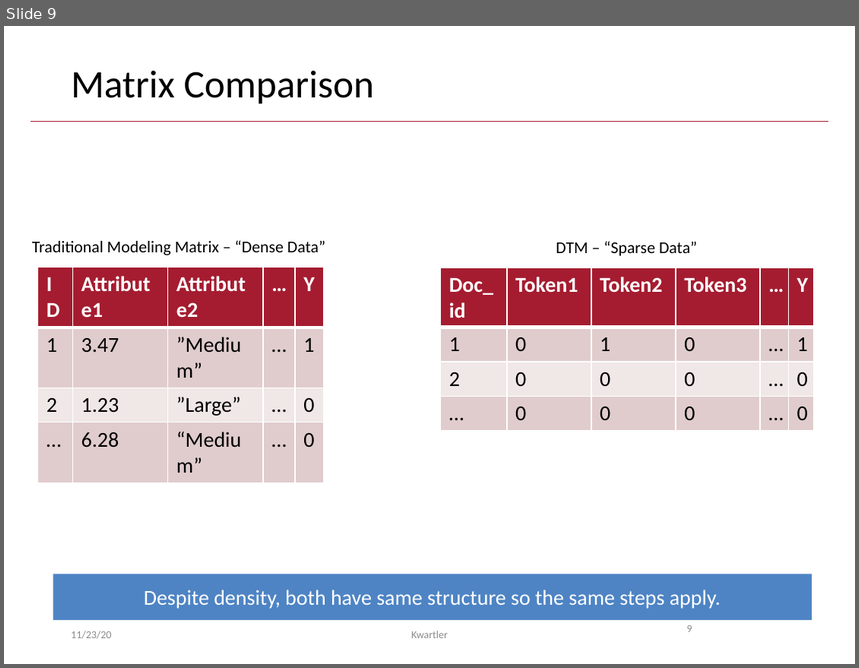
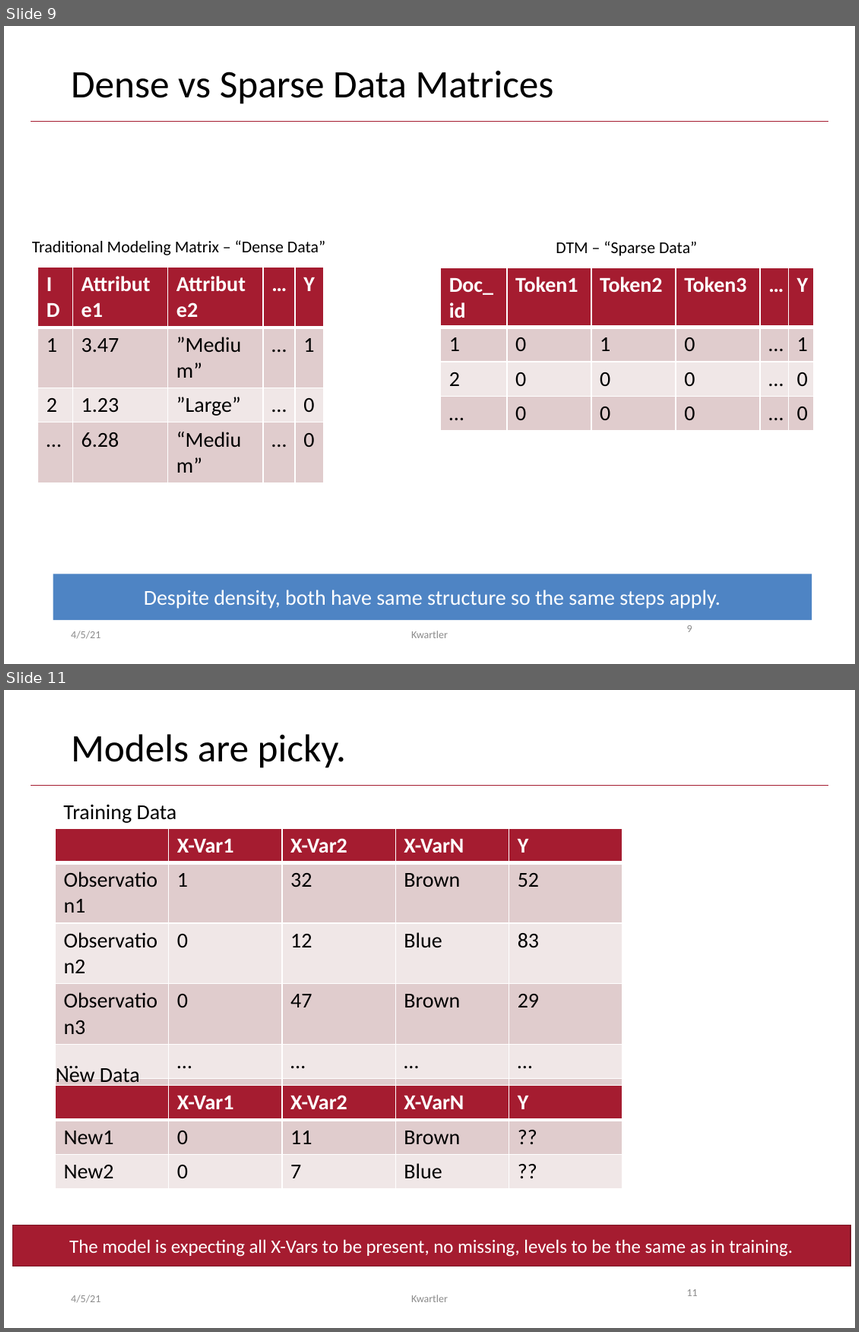
Before and after one commit to kwartler/Harvard_DataMining_Business_Student, a slide deck: Lessons/I_textMining_documentClassification/B_DTM_for_modeling.pptx. Shown one above the other, each under a label of ours: slide 9 before the commit, slides 9 and 11 after it; the slides between them are not shown. The pictures are 859x668 and 859x1332 pixels, drawn with LibreOffice and Linux fonts; fonts in the diff are those of the drawing. Boxes give left, top, right and bottom in pixels: in the first picture for what was removed or moved away, otherwise in the second. Text is boxed around its words. In the diff, an @@ line names an element or a change of style, - is before the commit and + after.

```diff
--- a/Lessons/I_textMining_documentClassification/B_DTM_for_modeling.pptx
+++ b/Lessons/I_textMining_documentClassification/B_DTM_for_modeling.pptx
@@ slide 11 added at box(4, 690, 855, 1328), background #FFFFFF; not listed: 1 template element that a slide beside it also shows @@
@@ title added at box(71, 734, 346, 768), 33 pt, text #000000 @@
+Models are picky.
@@ text added at box(63, 805, 177, 823), 18 pt, text #000000 @@
+Training Data
@@ table added at box(55, 829, 621, 1148), 6 rows, 5 columns @@
+ | X-Var1 | X-Var2 | X-VarN | Y
+Observation1 | 1 | 32 | Brown | 52
+Observation2 | 0 | 12 | Blue | 83
+Observation3 | 0 | 47 | Brown | 29
+… | … | … | … | …
+ObservationN | 1 | 11 | Brown | 36
@@ text added at box(56, 1066, 140, 1087), 18 pt, text #000000 @@
+New Data
@@ table added at box(55, 1086, 621, 1189), 3 rows, 5 columns @@
+ | X-Var1 | X-Var2 | X-VarN | Y
+New1 | 0 | 11 | Brown | ??
+New2 | 0 | 7 | Blue | ??
@@ rectangle added at box(12, 1225, 850, 1266), fill #A51C30, outline #7A1524 1 pt, 16 pt, text #FFFFFF @@
+The model is expecting all X-Vars to be present, no missing, levels to be the same as in training.
@@ text added at box(71, 1295, 101, 1303), 9 pt, text #8C8C8C @@
+4/5/21
@@ text added at box(411, 1295, 448, 1303), 9 pt, text #8C8C8C @@
+Kwartler
@@ page number added at box(687, 1290, 698, 1296), 9 pt, text #8C8C8C @@
+11
@@ slide 9 changed as well @@
@@ title at box(71, 70, 554, 104): text changed @@
-Matrix Comparison
+Dense vs Sparse Data Matrices
@@ text at box(71, 631, 101, 639): text changed @@
-11/23/20
+4/5/21
```
Also in this commit, not shown: 20 other slides changed, 5 other slides added, 4 other files.
